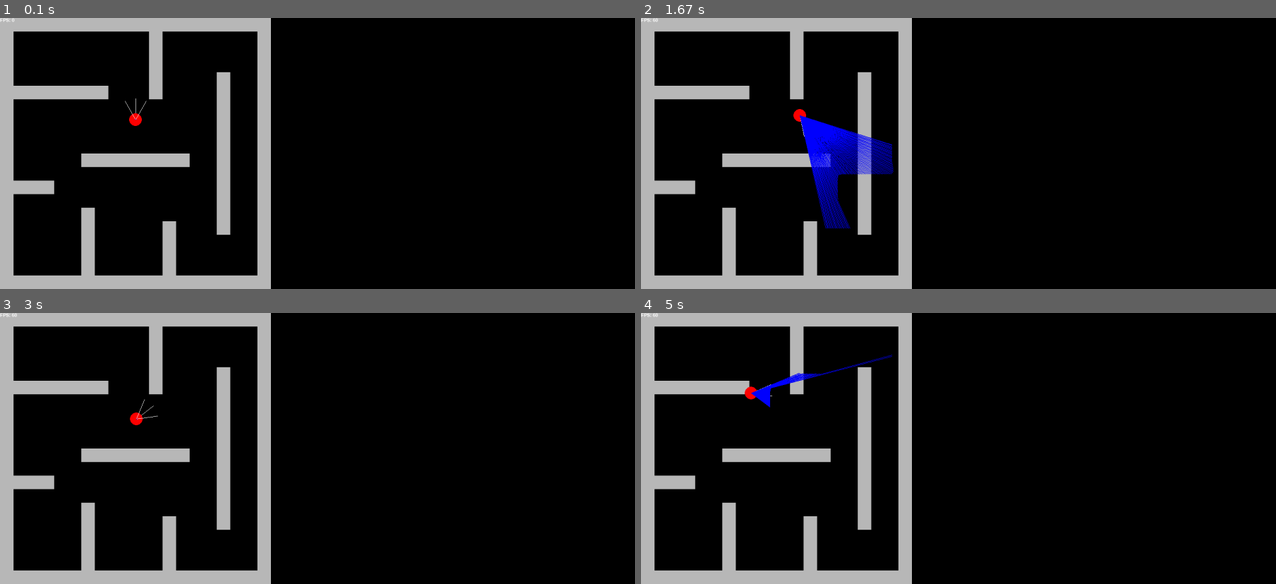
Above: before the commit, frames 1-4 (two rows, left to right).
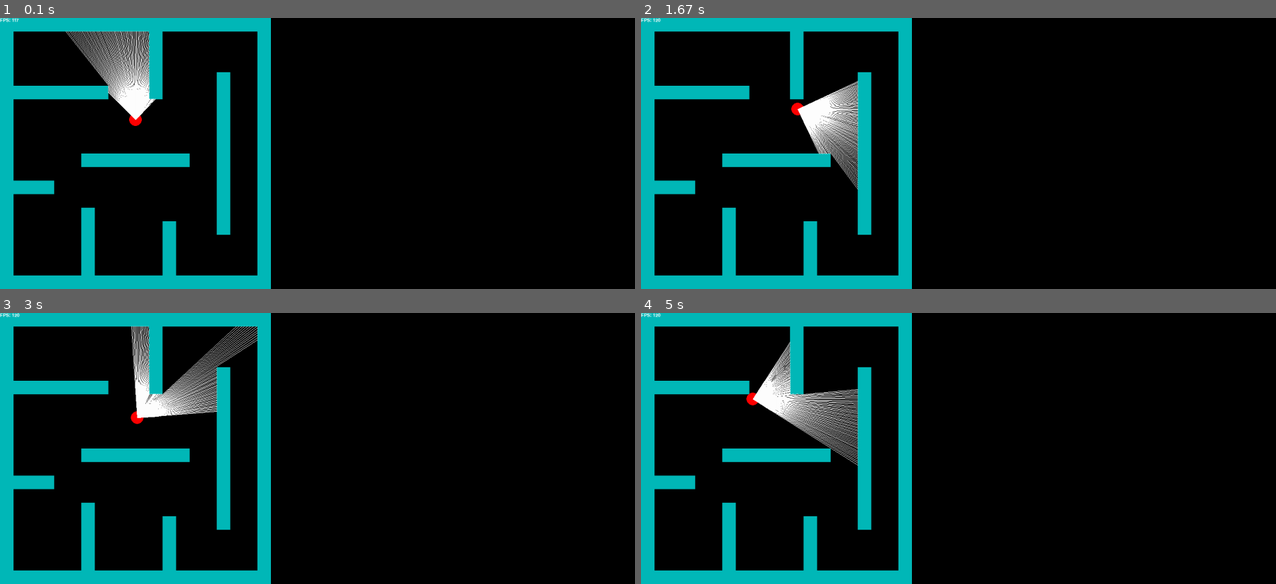
Above: after the commit, the same moments.

Repository: natyavidhan/pygame-raycaster-thingy
Game: pygame game, started from main.py
Same seed, same stepped clock (60 frames per second), same inputs: the game is played once before the commit and once after it.
Inputs:
- Up to frame 1 (0.1 s): no input
- Up to frame 2 (1.67 s): hold D 0.33-0.8 s; hold W 0.83-1.3 s; hold D from 1.33 s (still down)
- Up to frame 3 (3 s): release D at 1.8 s; hold A 1.83-2.37 s; hold S 2.4-2.87 s; hold A from 2.9 s (still down)
- Up to frame 4 (5 s): release A at 3.37 s; hold W 3.4-3.87 s; hold D 3.9-4.53 s; hold S from 4.57 s (still down)

The runs differ from the first frame. In frame 1, 16% of the frame differs, in the area x 0-43%, y 0-100%; in frame 2, 17%; in frame 3, 16%; in frame 4, 16%.

Commit message:
casting rays finish lets gooooo

Diff:
--- a/main.py
+++ b/main.py
@@ -8,29 +8,29 @@
 clock = pygame.time.Clock()
 running = True
 TILESIZE = 32
-
 pxData = []
 gameMap = []
+
 img = Image.open("map.png")
 for i in range(20):
     gameMap.append([])
     for j in range(20):
         gameMap[i].append(0 if img.getpixel((i, j)) == (0, 0, 0, 255) else 1)
 
-img = img.resize((img.size[0] * TILESIZE, img.size[1] * TILESIZE))
+img = Image.open("map_large.png")
 for i in range(640):
     pxData.append([])
     for j in range(640):
-        pxData[i].append(0 if img.getpixel((i, j)) == (0, 0, 0, 255) else 1)
+        pxData[i].append(1 if img.getpixel((i, j)) == (255, 255, 255, 255) else 0)
 
 class Player:
     def __init__(self, x, y):
         self.x = x
         self.y = y
         self.angle = math.pi
-        self.speed = 2
-        self.fov = math.pi / 3
-        self.max_depth = 1000
+        self.speed = 1
+        self.fov = math.pi / 2
+        self.max_depth = 640
         self.casted_rays = 120
 
     def draw(self):
@@ -47,20 +47,17 @@
                         self.y + math.cos(self.angle - self.fov/2) * 50), 1)
 
     def cast_rays(self):
-        for i in range(self.casted_rays):
-            angle = self.angle - self.fov / 2 + self.fov / self.casted_rays * i
-            ray_x = self.x
-            ray_y = self.y
-            ray_length = 0
-            while ray_length < self.max_depth:
-                # print(ray_x, ray_y)
-                ray_x += -math.sin(angle)
-                ray_y += math.cos(angle)
-                ray_length += 1
-                if pxData[int(ray_x)][int(ray_y)] == 1:
+        start_angle = self.angle - self.fov / 2
+        for ray in range(self.casted_rays):
+            for depth in range(self.max_depth):
+                x = self.x - math.sin(start_angle) * depth
+                y = self.y + math.cos(start_angle) * depth
+                if x < TILESIZE or x > 640-TILESIZE or y < TILESIZE or y > 640-TILESIZE:
                     break
-            pygame.draw.line(screen, (0, 0, 255), (self.x, self.y),
-                            (ray_x, ray_y), 1)
+                if pxData[int(y)][int(x)] == 1:
+                    break
+            pygame.draw.line(screen, (255, 255, 255), (self.x, self.y), (x, y), 1)
+            start_angle += self.fov / self.casted_rays
 
 
 
@@ -71,21 +68,20 @@
         if event.type == pygame.QUIT:
             running = False
     screen.fill((0, 0, 0))
-
     x, y = 0, 0
     for _y in gameMap:
         for _x in _y:
             if _x == 1:
-                pygame.draw.rect(screen, (185, 185, 185), (x * TILESIZE, y * TILESIZE, TILESIZE, TILESIZE))
+                pygame.draw.rect(screen, (0, 185, 185), (x * TILESIZE, y * TILESIZE, TILESIZE, TILESIZE))
             x += 1
         x = 0
         y += 1
 
     keys = pygame.key.get_pressed()
     if keys[pygame.K_a]:
-        player.angle -= 0.05
+        player.angle -= 0.02
     if keys[pygame.K_d]:
-        player.angle += 0.05
+        player.angle += 0.02
     if keys[pygame.K_w]:
         nextX = player.x + -math.sin(player.angle) * player.speed
         nextY = player.y + math.cos(player.angle) * player.speed
@@ -106,4 +102,4 @@
     player.cast_rays()
 
     pygame.display.flip()
-    clock.tick(60)
+    clock.tick(120)
Binary file added: map_large.png
